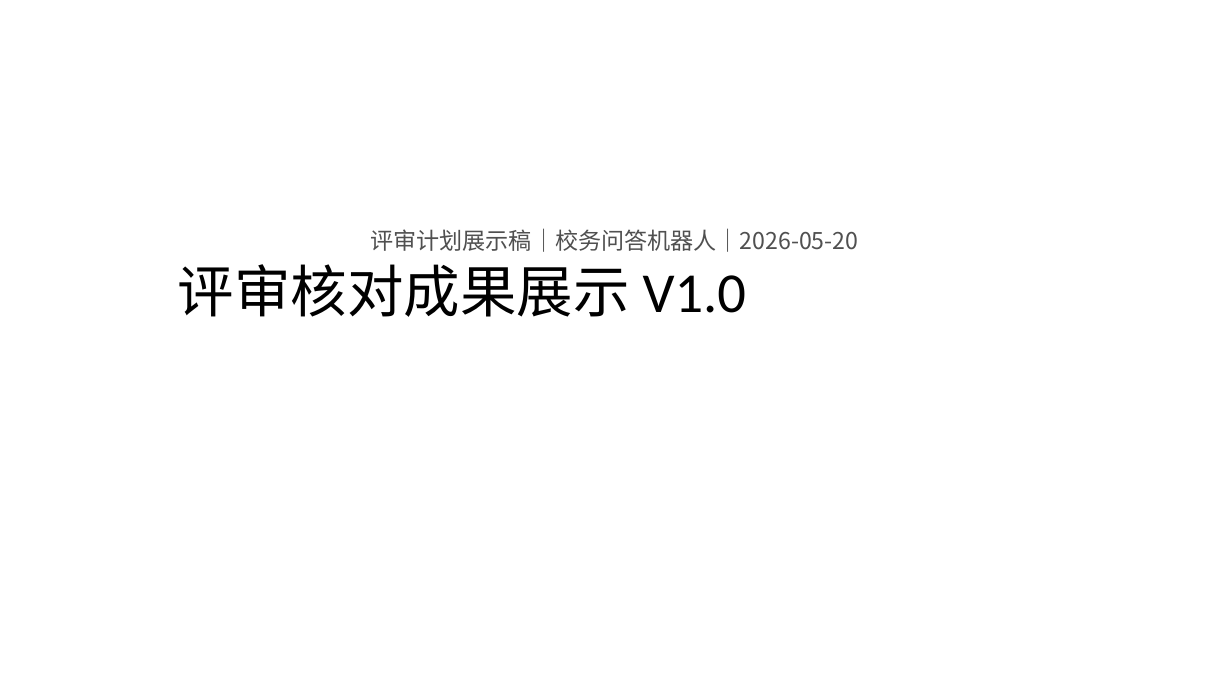
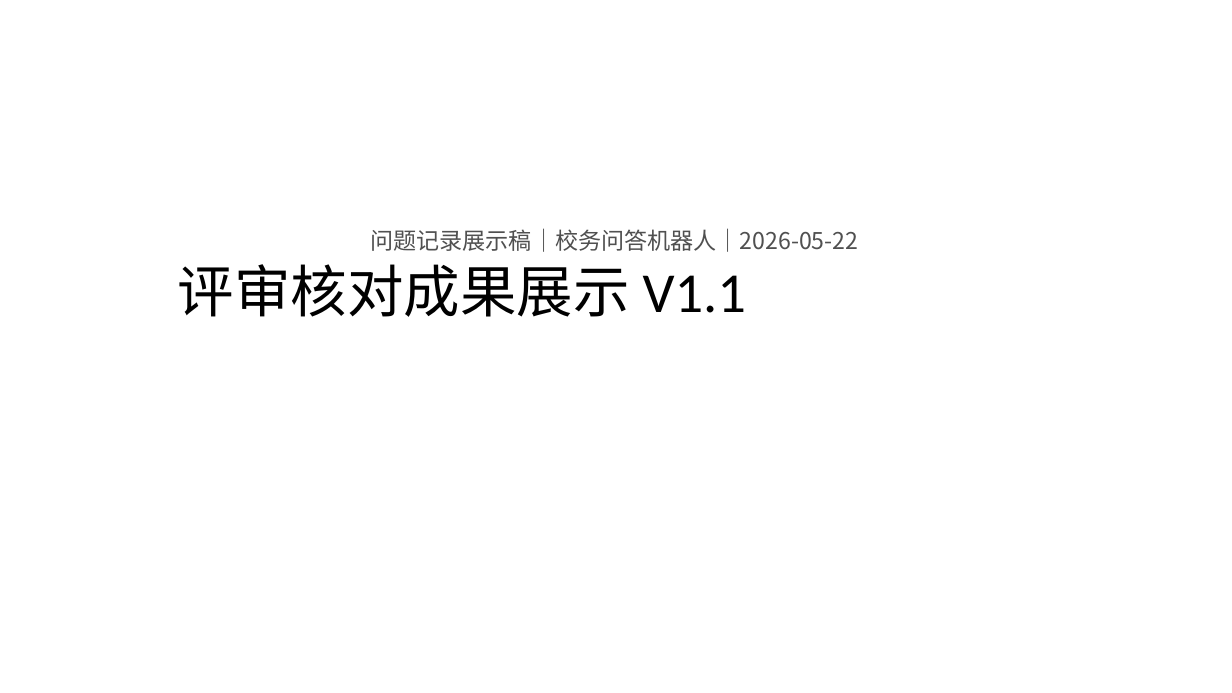
Before and after one commit to yzy1232/docs, a slide deck: slide 1 of 12-评审与基线/评审核对成果展示.pptx. Drawn at 1232x693 pixels with LibreOffice and Linux fonts; fonts in the diff are those of the drawing. Boxes give left, top, right and bottom in pixels: in the first picture for what was removed or moved away, otherwise in the second. Text is boxed around its words. In the diff, an @@ line names an element or a change of style, - is before the commit and + after.

Commit message:
docs(review): 记录评审问题和设计修订

```diff
--- a/12-评审与基线/评审核对成果展示.pptx
+++ b/12-评审与基线/评审核对成果展示.pptx
@@ text at bbox=[370, 228, 858, 252]: text changed @@
-评审计划展示稿｜校务问答机器人｜2026-05-20
+问题记录展示稿｜校务问答机器人｜2026-05-22
@@ title at bbox=[178, 264, 746, 317]: text changed @@
-评审核对成果展示 V1.0
+评审核对成果展示 V1.1
```
Also in this commit, not shown: 2 other slides changed, 1 slide added, 1 slide removed, 10 other files.
